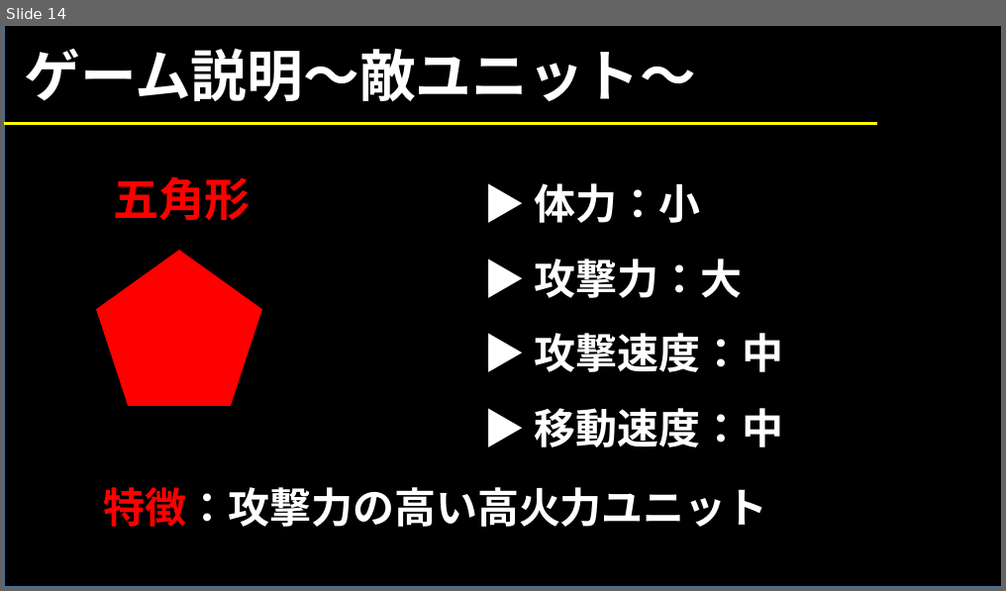
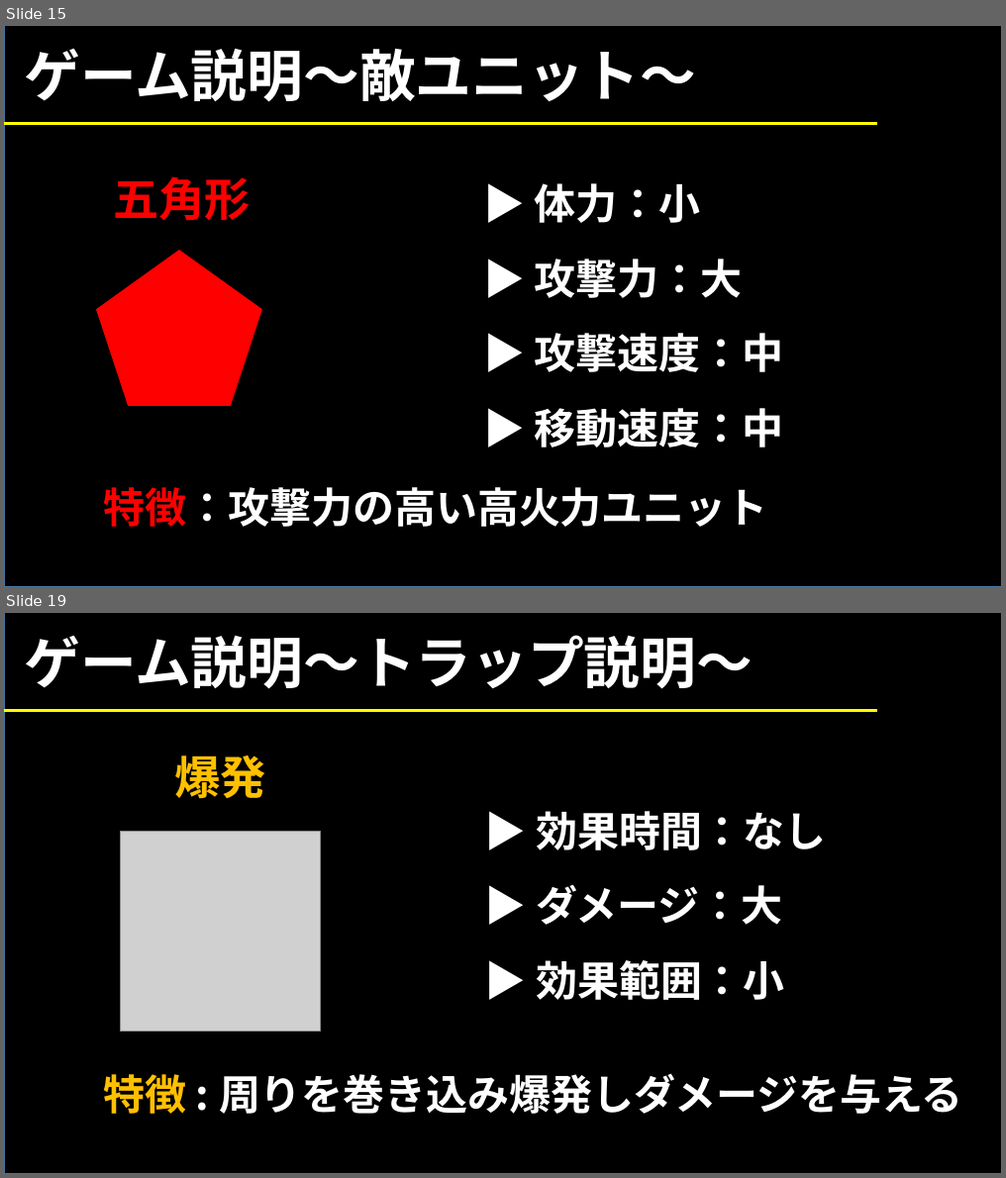
Before and after one commit to 1816023/AGS2021Summer, a slide deck: 仮.pptx. Shown one above the other, each under a label of ours: slide 14 before the commit, slides 15 and 19 after it; the slides between them are not shown. The pictures are 1006x591 and 1006x1178 pixels, drawn with LibreOffice and Linux fonts; fonts in the diff are those of the drawing; grey boxes stand for pictures. Boxes give left, top, right and bottom in pixels: in the first picture for what was removed or moved away, otherwise in the second. Text is boxed around its words. In the diff, an @@ line names an element or a change of style, - is before the commit and + after.

```diff
--- a/仮.pptx
+++ b/仮.pptx
@@ slide 19 added at (4, 613, 1002, 1174), background #FFFFFF @@
@@ rectangle added at (4, 613, 1002, 1174), fill #000000, outline #43739E 1 pt @@
@@ text added at (25, 635, 752, 689), 54 pt, text #FFFFFF, bold @@
+ゲーム説明～トラップ説明～
@@ line added from (4, 711) to (877, 711), #FFFF00 3 pt @@
@@ text added at (174, 756, 265, 799), 44 pt, text #FFC000, bold @@
+爆発
@@ text added at (536, 811, 827, 1000), 40 pt, text #FFFFFF, bold @@
+▶ 効果時間：なし
+▶ ダメージ：大
+▶ 効果範囲：小
@@ picture added at (120, 832, 320, 1032) @@
@@ text added at (103, 1073, 963, 1114), 40 pt, text #FFFFFF, bold @@
+特徴 : 周りを巻き込み爆発しダメージを与える
@@ what was slide 14 is now slide 15 @@
```
Also in this commit, not shown: 4 slides changed, 6 other slides added, 10 slides removed.
